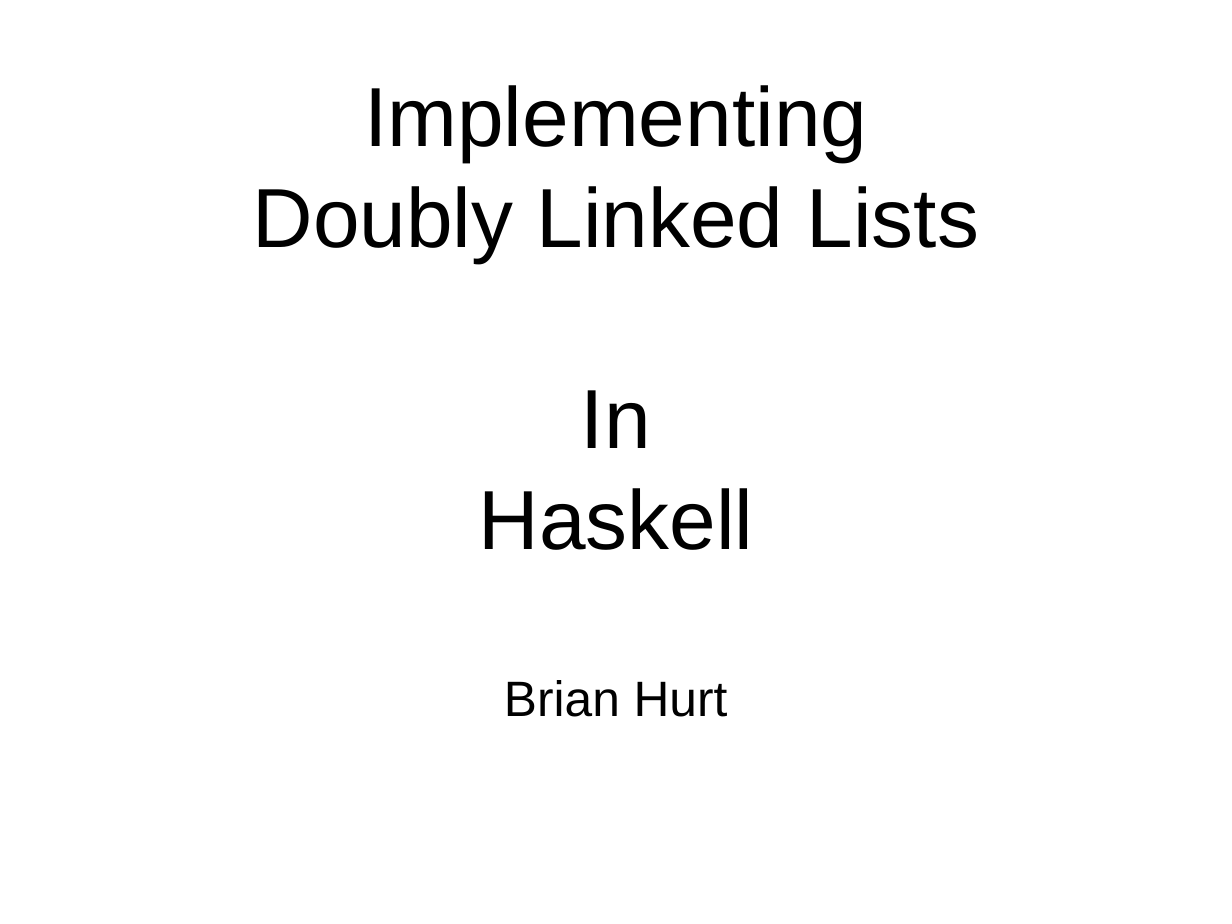
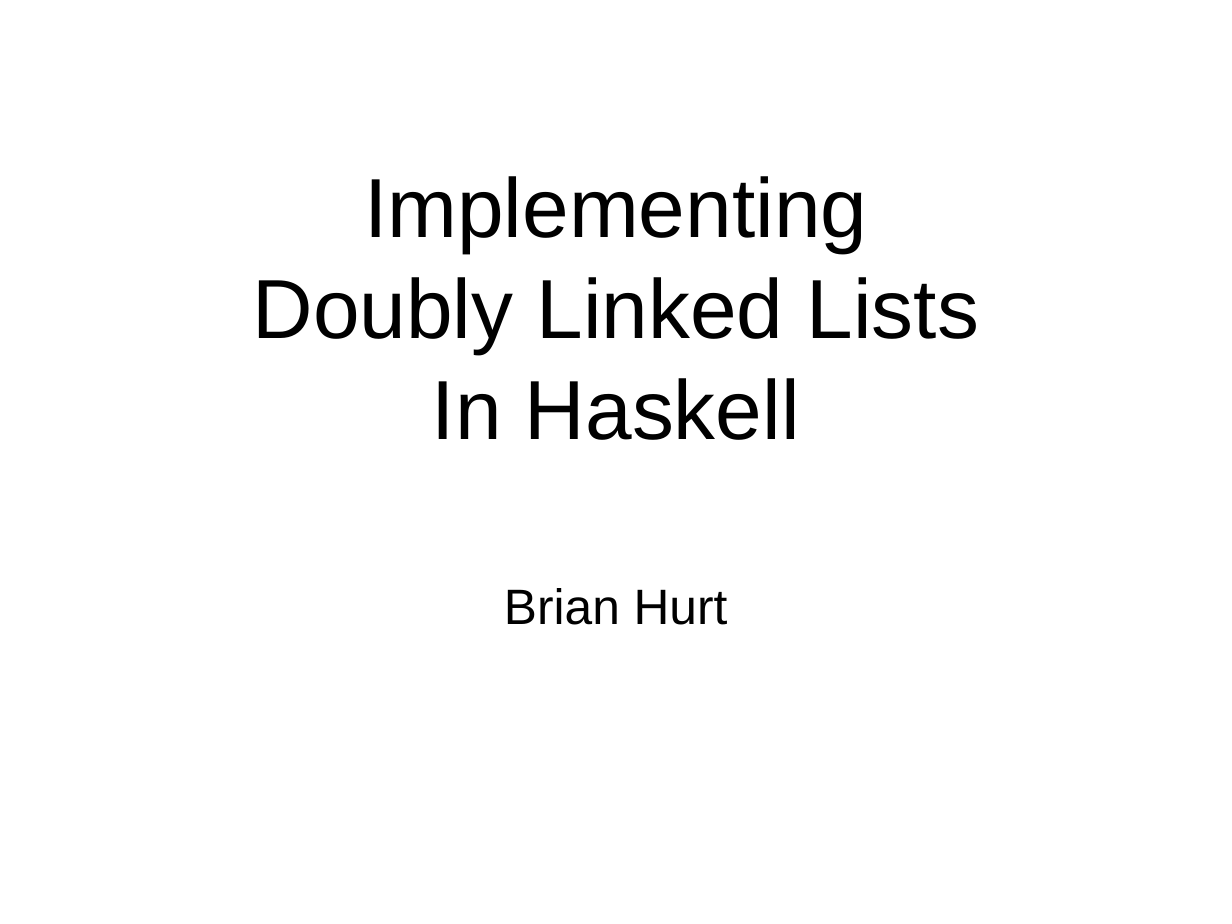
Before and after one commit to bhurt/presentations, a slide deck: slide 1 of dllist.odp. Drawn at 1232x924 pixels with LibreOffice and Linux fonts; fonts in the diff are those of the drawing. Boxes give left, top, right and bottom in pixels: in the first picture for what was removed or moved away, otherwise in the second. Text is boxed around its words. In the diff, an @@ line names an element or a change of style, - is before the commit and + after.

```diff
--- a/dllist.odp
+++ b/dllist.odp
@@ subtitle at (432, 378, 800, 440): text changed @@
-In
-Haskell
+In Haskell
```
Also in this commit, not shown: 2 other slides changed, 1 slide added.
